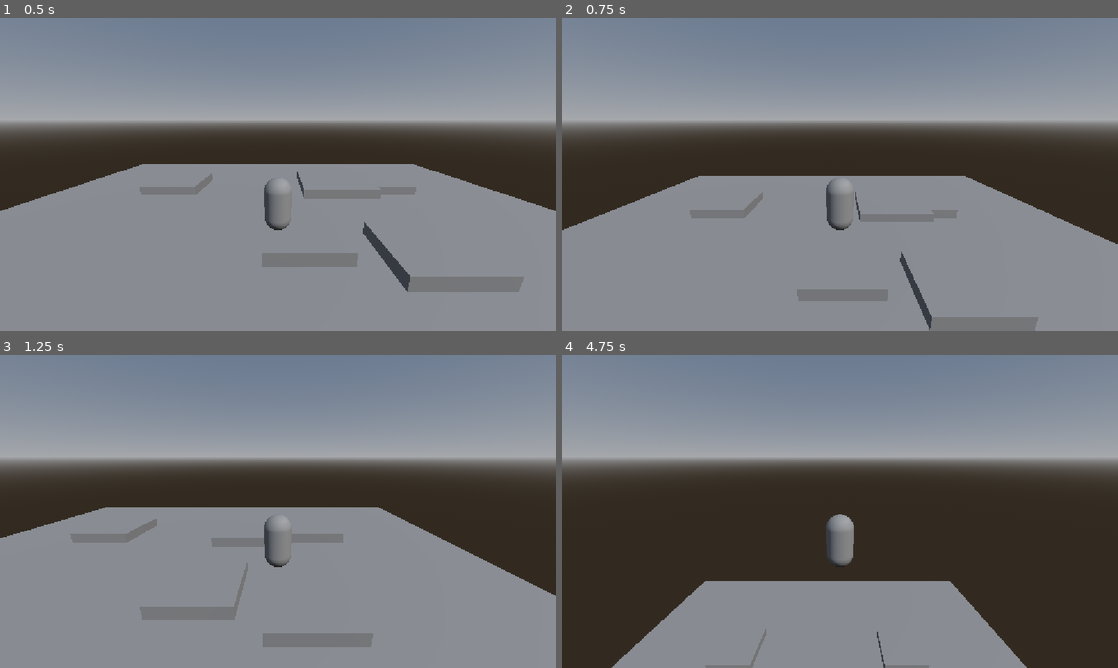
Above: before the commit, frames 1-4 (two rows, left to right).
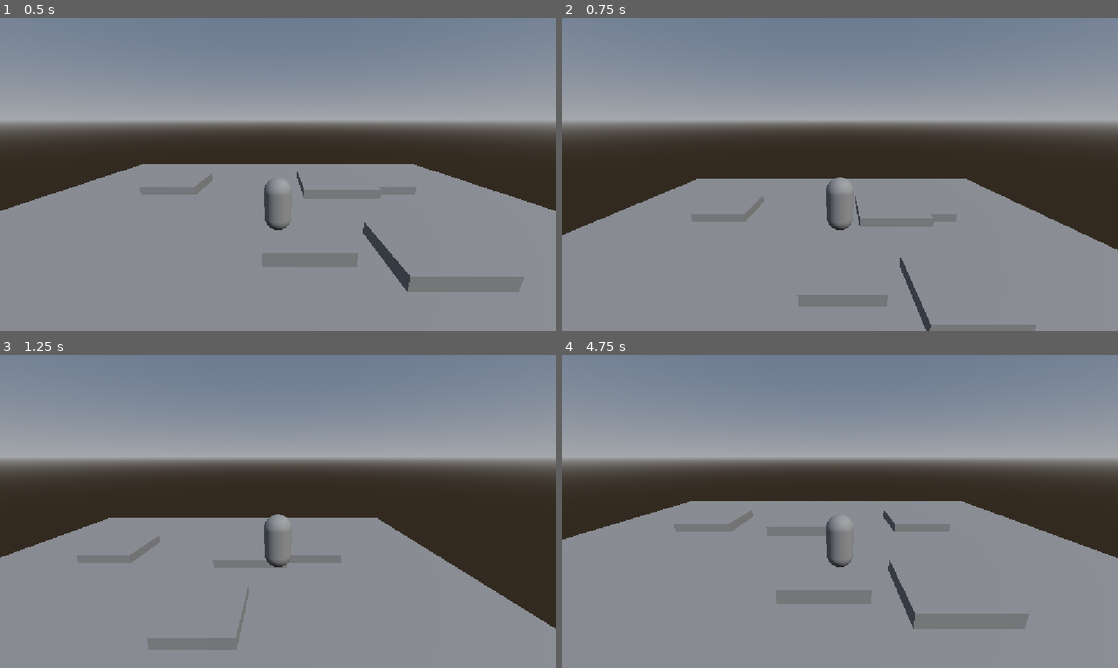
Above: after the commit, the same moments.

Repository: Fcktor/Plataform-game
Game: Godot game, scene res://level_1.tscn
The game is run twice, just before and just after one commit, with the same random seed, the same clock (stepped at 60 frames per second) and the same inputs.
Inputs:
- Up to frame 1 (0.5 s): no input
- Up to frame 2 (0.75 s): tap Enter (ui_accept) at 0.5, 0.6 s; hold Right (ui_right) from 0.53 s (still down)
- Up to frame 3 (1.25 s): keep holding Right (ui_right); tap Enter (ui_accept) at 0.77, 1.07 s
- Up to frame 4 (4.75 s): release Right (ui_right) at 1.28 s; hold Down (ui_down) 1.28-2.03 s; tap Enter (ui_accept) at 1.35, 1.52, 1.82, 2.1, 2.85, 3.02, 3.32, 3.6, 3.77, 4.07, 4.35, 4.52 s; hold Right (ui_right) 2.03-2.78 s; hold Up (ui_up) 2.78-3.53 s; hold Left (ui_left) from 3.53 s (still down)

Frame 1 is identical in both runs. In frame 2, 3.2% of the frame differs, in the area x 0-100%, y 50-100%; in frame 3, 8.9%; in frame 4, 34%, in the area x 0-100%, y 46-100%.

Commit message:
Algunas plataformas añadidas / double jump

Diff:
--- a/plataform-game/level_1.tscn
+++ b/plataform-game/level_1.tscn
@@ -6,7 +6,6 @@
 [ext_resource type="Script" uid="uid://xm7wpyhgyare" path="res://scripts/blink_plataform.gd" id="4_ihfcg"]
 [ext_resource type="Script" uid="uid://bk2o2lr4rnre0" path="res://scripts/bounce_plataform.gd" id="5_rka8t"]
 [ext_resource type="Script" uid="uid://bry7pyucn6x0o" path="res://scripts/ice_plataform.gd" id="6_5hph3"]
-
 [sub_resource type="BoxMesh" id="BoxMesh_yx50v"]
 size = Vector3(30, 1, 30)
 
@@ -51,6 +50,10 @@
 
 [sub_resource type="BoxShape3D" id="BoxShape3D_qbmfu"]
 size = Vector3(3, 0.5, 3)
+
+[sub_resource type="CapsuleShape3D" id="CapsuleShape3D_o3wy2"]
+
+[sub_resource type="BoxMesh" id="BoxMesh_qbmfu"]
 
 [node name="Level1" type="Node3D" unique_id=1774772952]
 
--- a/plataform-game/scripts/blink_plataform.gd
+++ b/plataform-game/scripts/blink_plataform.gd
@@ -3,17 +3,17 @@
 var visible_time = 2.0
 var hidden_time = 1.5
 var timer = 0.0
-var is_visible = true
+var is_blinking_visible = true
 
 func _physics_process(delta):
 	timer += delta
-	if is_visible and timer >= visible_time:
-		is_visible = false
+	if is_blinking_visible and timer >= visible_time:
+		is_blinking_visible = false
 		timer = 0.0
 		$MeshInstance3D.visible = false
 		$CollisionShape3D.disabled = true
-	elif not is_visible and timer >= hidden_time:
-		is_visible = true
+	elif not is_blinking_visible and timer >= hidden_time:
+		is_blinking_visible = true
 		timer = 0.0
 		$MeshInstance3D.visible = true
 		$CollisionShape3D.disabled = false
--- a/plataform-game/scripts/bounce_plataform.gd
+++ b/plataform-game/scripts/bounce_plataform.gd
@@ -7,7 +7,7 @@
 	await get_tree().process_frame
 	player = get_tree().root.find_child("Player", true, false)
 
-func _physics_process(delta):
+func _physics_process(_delta):
 	if player:
 		var pp = player.global_position
 		var mp = global_position
--- a/plataform-game/scripts/ice_plataform.gd
+++ b/plataform-game/scripts/ice_plataform.gd
@@ -6,7 +6,7 @@
 	await get_tree().process_frame
 	player = get_tree().root.find_child("Player", true, false)
 
-func _physics_process(delta):
+func _physics_process(_delta):
 	if player:
 		var pp = player.global_position
 		var mp = global_position
--- a/plataform-game/scripts/player.gd
+++ b/plataform-game/scripts/player.gd
@@ -5,13 +5,23 @@
 const GRAVITY = 20.0
 
 var on_ice = false
+var jumps_left := 0
+var max_jumps := 2
 
 func _physics_process(delta):
 	if not is_on_floor():
 		velocity.y -= GRAVITY * delta
 
-	if Input.is_action_just_pressed("ui_accept") and is_on_floor():
-		velocity.y = JUMP_VELOCITY
+	if is_on_floor():
+		jumps_left = max_jumps
+
+	if Input.is_action_just_pressed("ui_accept"):
+		if is_on_floor():
+			velocity.y = JUMP_VELOCITY
+			jumps_left = max_jumps - 1
+		elif jumps_left > 0:
+			velocity.y = JUMP_VELOCITY
+			jumps_left -= 1
 
 	var dir = Vector3.ZERO
 	if Input.is_action_pressed("ui_right"): dir.x += 1
